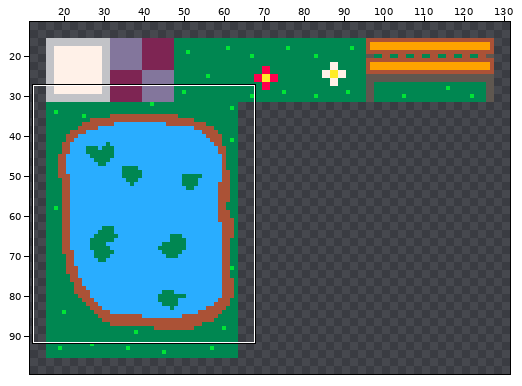
One commit to this sprite sheet: Environment/Background/Background Tileset.png. The picture above shows the old version from afar; the outline marks the close-up.
Close-up. Before the edit:
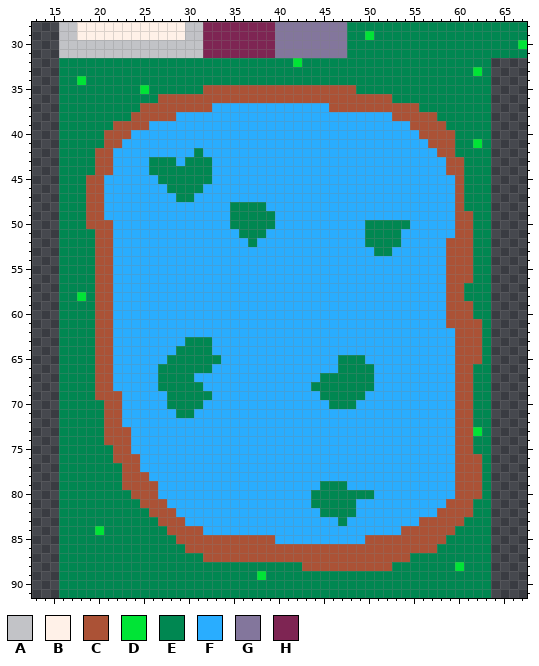
The file is 160x160 pixels. Shown: x 13..67, y 28..91. The wide view leaves out empty margins.
Palette (. is transparent): A #c2c3c7  B #fff1e8  C #ab5236  D #00e436  E #008751  F #29adff  G #83769c  H #7e2553
Pixels before (only the part around the change), first column x 13:
32 ...EEEEEEEEEEEEEEEEEEEEEEEEEEDEEEEEEEEEEEEEEEEEEEEE....
33 ...EEEEEEEEEEEEEEEEEEEEEEEEEEEEEEEEEEEEEEEEEEEEEEDE....
34 ...EEDEEEEEEEEEEEEEEEEEEEEEEEEEEEEEEEEEEEEEEEEEEEEE....
35 ...EEEEEEEEEDEEEEEECCCCCCCCCCCCCCCCCEEEEEEEEEEEEEEE....
36 ...EEEEEEEEEEECCCCCCCCCCCCCCCCCCCCCCCCCCEEEEEEEEEEE....
37 ...EEEEEEEEECCCCCCCCFFFFFFFFFFFFFCCCCCCCCCCEEEEEEEE....
38 ...EEEEEEEECCCCCFFFFFFFFFFFFFFFFFFFFFFFFCCCCCEEEEEE....
39 ...EEEEEECCCCFFFFFFFFFFFFFFFFFFFFFFFFFFFFFCCCCEEEEE....
40 ...EEEEECCCFFFFFFFFFFFFFFFFFFFFFFFFFFFFFFFFCCCCEEEE....
41 ...EEEEECCFFFFFFFFFFFFFFFFFFFFFFFFFFFFFFFFFFCCCEEDE....
42 ...EEEECCFFFFFFFFFEFFFFFFFFFFFFFFFFFFFFFFFFFFCCEEEE....
43 ...EEEECCFFFFEEEFEEEFFFFFFFFFFFFFFFFFFFFFFFFFFCCEEE....
44 ...EEEECCFFFFEEEEEEEFFFFFFFFFFFFFFFFFFFFFFFFFFCCEEE....
45 ...EEECCFFFFFFEEEEEEFFFFFFFFFFFFFFFFFFFFFFFFFFFCEEE....
46 ...EEECCFFFFFFFEEEEFFFFFFFFFFFFFFFFFFFFFFFFFFFFCEEE....
47 ...EEECCFFFFFFFFEEFFFFFFFFFFFFFFFFFFFFFFFFFFFFFCEEE....
48 ...EEECCFFFFFFFFFFFFFFEEEEFFFFFFFFFFFFFFFFFFFFFCEEE....
49 ...EEECCFFFFFFFFFFFFFFEEEEEFFFFFFFFFFFFFFFFFFFFCCEE....
50 ...EEECCCFFFFFFFFFFFFFEEEEEFFFFFFFFFFEEEEEFFFFFCCEE....
51 ...EEEECCFFFFFFFFFFFFFFEEEFFFFFFFFFFFEEEEFFFFFFCCEE....
52 ...EEEECCFFFFFFFFFFFFFFFEFFFFFFFFFFFFEEEEFFFFFCCCEE....
53 ...EEEECCFFFFFFFFFFFFFFFFFFFFFFFFFFFFFEEFFFFFFCCCEE....
54 ...EEEECCFFFFFFFFFFFFFFFFFFFFFFFFFFFFFFFFFFFFFCCCEE....
55 ...EEEECCFFFFFFFFFFFFFFFFFFFFFFFFFFFFFFFFFFFFFCCCEE....
56 ...EEEECCFFFFFFFFFFFFFFFFFFFFFFFFFFFFFFFFFFFFFCCCEE....
57 ...EEEECCFFFFFFFFFFFFFFFFFFFFFFFFFFFFFFFFFFFFFCCEEE....
58 ...EEDECCFFFFFFFFFFFFFFFFFFFFFFFFFFFFFFFFFFFFFCCEEE....
59 ...EEEECCFFFFFFFFFFFFFFFFFFFFFFFFFFFFFFFFFFFFFCCCEE....
60 ...EEEECCFFFFFFFFFFFFFFFFFFFFFFFFFFFFFFFFFFFFFCCCEE....
61 ...EEEECCFFFFFFFFFFFFFFFFFFFFFFFFFFFFFFFFFFFFFCCCCE....
62 ...EEEECCFFFFFFFFFFFFFFFFFFFFFFFFFFFFFFFFFFFFFFCCCE....
63 ...EEEECCFFFFFFFFEEEFFFFFFFFFFFFFFFFFFFFFFFFFFFCCCE....
64 ...EEEECCFFFFFFFEEEEFFFFFFFFFFFFFFFFFFFFFFFFFFFCCCE....
65 ...EEEECCFFFFFFEEEEEEFFFFFFFFFFFFFEEEFFFFFFFFFFCCCE....
66 ...EEEECCFFFFFEEEEEEFFFFFFFFFFFFFFEEEEFFFFFFFFFCCEE....
67 ...EEEECCFFFFFEEEEFFFFFFFFFFFFFFEEEEEEFFFFFFFFFCCEE....
68 ...EEEECCFFFFFEEEEEFFFFFFFFFFFFEEEEEEEFFFFFFFFFCCEE....
69 ...EEEECCCFFFFFEEEEEFFFFFFFFFFFFEEEEEFFFFFFFFFFCCEE....
70 ...EEEEECCFFFFFEEEEFFFFFFFFFFFFFFEEEFFFFFFFFFFFCCEE....
71 ...EEEEECCFFFFFFEEFFFFFFFFFFFFFFFFFFFFFFFFFFFFFCCEE....
72 ...EEEEECCFFFFFFFFFFFFFFFFFFFFFFFFFFFFFFFFFFFFFCCEE....
73 ...EEEEECCCFFFFFFFFFFFFFFFFFFFFFFFFFFFFFFFFFFFFCCDE....
74 ...EEEEECCCFFFFFFFFFFFFFFFFFFFFFFFFFFFFFFFFFFFFCCEE....
75 ...EEEEEECCFFFFFFFFFFFFFFFFFFFFFFFFFFFFFFFFFFFFCCEE....
76 ...EEEEEECCCFFFFFFFFFFFFFFFFFFFFFFFFFFFFFFFFFFFCCCE....
77 ...EEEEEEECCFFFFFFFFFFFFFFFFFFFFFFFFFFFFFFFFFFFCCCE....
78 ...EEEEEEECCCFFFFFFFFFFFFFFFFFFFFFFFFFFFFFFFFFFCCCE....
79 ...EEEEEEECCCCFFFFFFFFFFFFFFFFFFEEEFFFFFFFFFFFFCCCE....
80 ...EEEEEEEECCCFFFFFFFFFFFFFFFFFEEEEEEEFFFFFFFFFCCCE....
81 ...EEEEEEEEECCCFFFFFFFFFFFFFFFFEEEEEFFFFFFFFFFCCCEE....
82 ...EEEEEEEEEECCCFFFFFFFFFFFFFFFFEEEEFFFFFFFFFCCCCEE....
83 ...EEEEEEEEEEECCCFFFFFFFFFFFFFFFFFEFFFFFFFFCCCCCEEE....
84 ...EEEEDEEEEEEECCCCFFFFFFFFFFFFFFFFFFFFFFCCCCCCEEEE....
85 ...EEEEEEEEEEEEECCCCCCCCCCCFFFFFFFFFFCCCCCCCCCEEEEE....
86 ...EEEEEEEEEEEEEECCCCCCCCCCCCCCCCCCCCCCCCCCCCEEEEEE....
87 ...EEEEEEEEEEEEEEEECCCCCCCCCCCCCCCCCCCCCCCEEEEEEEEE....
88 ...EEEEEEEEEEEEEEEEEEEEEEEEEEECCCCCCCCCCEEEEEEEDEEE....
89 ...EEEEEEEEEEEEEEEEEEEEEEDEEEEEEEEEEEEEEEEEEEEEEEEE....
90 ...EEEEEEEEEEEEEEEEEEEEEEEEEEEEEEEEEEEEEEEEEEEEEEEE....
91 ...EEEEEEEEEEEEEEEEEEEEEEEEEEEEEEEEEEEEEEEEEEEEEEEE....
The same view after the edit:
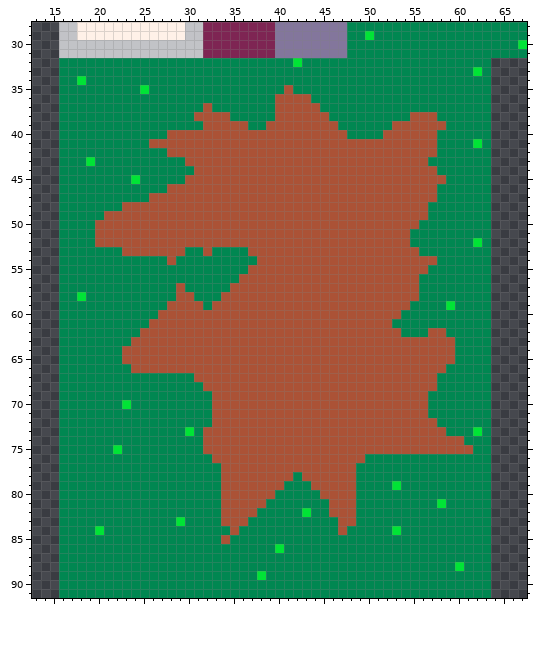
What changed:
Changed rows in their new state; - is an unchanged pixel.
first column x 19:
35 -------------EEEEEEEEE-EEEEEEE--------------
36 --------EEEEEEEEEEEEE----EEEEEEEEE----------
37 ------EEEEEEE-EEEEEEECCCCCEEEEEEEEEEE-------
38 -----EEEEEEECCCCEEEEECCCCCCEEEEEEEEE--------
39 ---EEEEEEEEEECCCCCEECCCCCCCCEEEEEECC--------
40 --EEEEEEECCCCCCCCCCCCCCCCCCCCEEEECCCC--EE---
41 --EEEEECCCCCCCCCCCCCCCCCCCCCCCCCCCCCCC-EE---
42 -EEEEEEEECCCCCCCCCCCCCCCCCCCCCCCCCCCCCCEE---
43 DEEEEEE---ECCCCCCCCCCCCCCCCCCCCCCCCCCCEEEE--
44 -EEEEEE-----CCCCCCCCCCCCCCCCCCCCCCCCCCCEEE--
45 EEEEEDEE---CCCCCCCCCCCCCCCCCCCCCCCCCCCCCEE--
46 EEEEEEEEECCCCCCCCCCCCCCCCCCCCCCCCCCCCCCEEE--
47 EEEEEEECCCCCCCCCCCCCCCCCCCCCCCCCCCCCCCCEEE--
48 EEEECCCCCCCCCCCCCCCCCCCCCCCCCCCCCCCCCCEEEE--
49 EECCCCCCCCCCCCCCCCCCCCCCCCCCCCCCCCCCCCEEEEE-
50 E--CCCCCCCCCCCCCCCCCCCCCCCCCCCCCCCCCCEEEEEE-
51 ---CCCCCCCCCCCCCCCCCCCCCCCCCCCCCCCCCEEEEEEE-
52 ---CCCCCCCCCCCCCCCCCCCCCCCCCCCCCCCCCEEEEEEED
53 -EEECCCCCCCEECEEEECCCCCCCCCCCCCCCCCCCEEEEEE-
54 -EEEEEEEECEEEEEEEEECCCCCCCCCCCCCCCCCCCCEEEE-
55 -EEEEEEEEEEEEEEEEECCCCCCCCCCCCCCCCCCCCEEEEE-
56 -EEEEEEEEEEEEEEEECCCCCCCCCCCCCCCCCCCCEEEEEE-
57 -EEEEEEEEECEEEEECCCCCCCCCCCCCCCCCCCCCEEEEE--
58 -EEEEEEEEECCEEECCCCCCCCCCCCCCCCCCCCCCEEEEE--
59 -EEEEEEEECCCCECCCCCCCCCCCCCCCCCCCCCCEEEEDEE-
60 -EEEEEEECCCCCCCCCCCCCCCCCCCCCCCCCCCEEEEEEEE-
61 -EEEEEECCCCCCCCCCCCCCCCCCCCCCCCCCCEEEEEEEEEE
62 -EEEEECCCCCCCCCCCCCCCCCCCCCCCCCCCCCEEECCEEEE
63 -EEEECCCCCCCCCCCCCCCCCCCCCCCCCCCCCCCCCCCCEEE
64 -EEECCCCCCCCCCCCCCCCCCCCCCCCCCCCCCCCCCCCCEEE
65 -EEECCCCCCCCCCCCCCCCCCCCCCCCCCCCCCCCCCCCCEEE
66 -EEEECCCCCCCCCCCCCCCCCCCCCCCCCCCCCCCCCCCEEE-
67 -EEEEEEE----CCCCCCCCCCCCCCCCCCCCCCCCCCCEEEE-
68 -EEEEEEE-----CCCCCCCCCCCCCCCCCCCCCCCCCCEEEE-
69 -EEEEEEEE-----CCCCCCCCCCCCCCCCCCCCCCCCEEEEE-
70 --EEDEEEE----ECCCCCCCCCCCCCCCCCCCCCCCCEEEEE-
71 --EEEEEEEE--EECCCCCCCCCCCCCCCCCCCCCCCCEEEEE-
72 --EEEEEEEEEEEECCCCCCCCCCCCCCCCCCCCCCCCCEEEE-
73 --EEEEEEEEEDECCCCCCCCCCCCCCCCCCCCCCCCCCCEEE-
74 --EEEEEEEEEEECCCCCCCCCCCCCCCCCCCCCCCCCCCC-E-
75 ---DEEEEEEEEECCCCCCCCCCCCCCCCCCCCCCCCCCCC---
76 ---EEEEEEEEEEECCCCCCCCCCCCCCCCCEEEEEEEEEEEEE
77 ----EEEEEEEEEEECCCCCCCCCCCCCCCEEEEEEEEEEEEEE
78 ----EEEEEEEEEEECCCCCCCCECCCCCCEEEEEEEEEEEEEE
79 ----EEEEEEEEEEECCCCCCCEEECCCCCEEEEDEEEEEEEEE
80 -----EEEEEEEEEECCCCCCEEEE-CCCC--EEEEEEEEEEEE
81 ------EEEEEEEEECCCCCEEEEE--CCCEEEEEEEEEDEEE-
82 -------EEEEEEEECCCCEEEEEDE-CCCEEEEEEEEEEEEE-
83 --------EEDEEEECCCEEEEEEEEEECCEEEEEEEEEEEE--
84 ---------EEEEEEECEEEEEEEEEEECEEEEEDEEEEEE---
85 ----------EEEEE-EEEEEEEEEEEEEEEEEEEEEEEE----
86 -----------EEEEEEEEEEDEEEEEEEEEEEEEEEEE-----
87 -------------EEEEEEEEEEEEEEEEEEEEEEE--------
88 ------------------------EEEEEEEEEE----------
